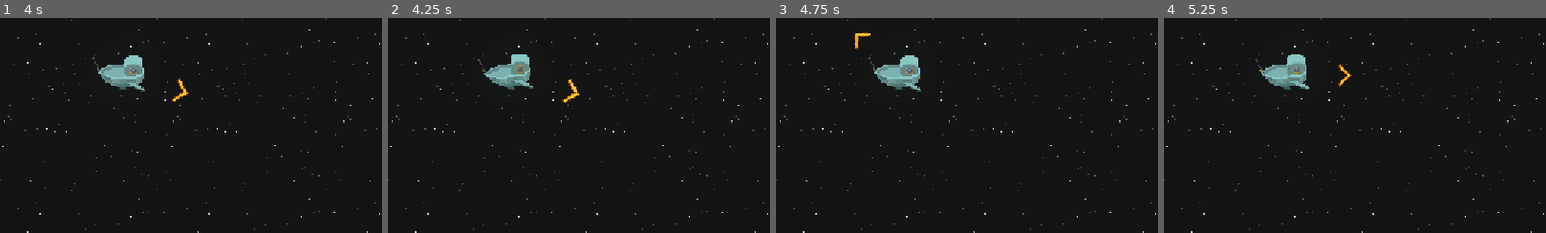
Above: before the commit, frames 1-4 (left to right).
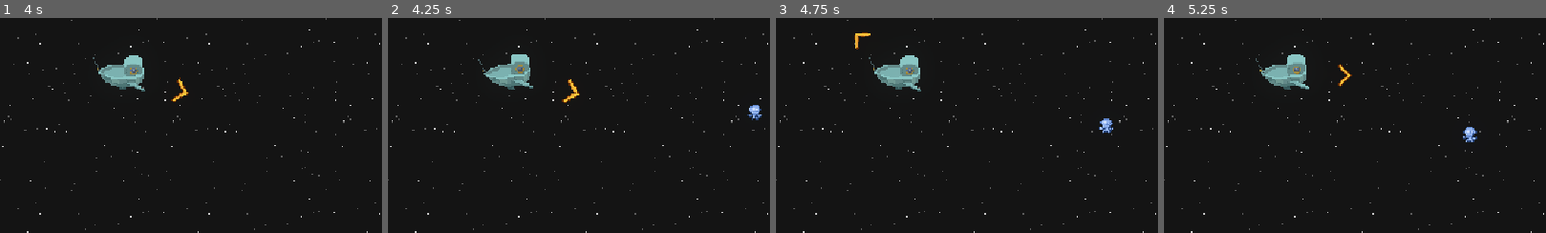
Above: after the commit, the same moments.

Repository: DudeNamedDarcy/CosmicJam2026
Game: Godot game, scene res://Scenes/game_scene.tscn
Two runs of this game, one before a commit and one after it. Both use one fixed random seed, a clock stepped at 60 frames per second and the inputs below.
Inputs (mouse positions are % of the whole screen's width and height, from its top left):
- Up to frame 1 (4 s): move the mouse to (72, 45) at 0.52 s; press the mouse at (72, 45) at 0.53 s; hold Right (ComboRight) 0.53-1.25 s; release the mouse at (72, 45) at 1.25 s; drag from (30, 55) to (45, 70) at 1.27 s; move the mouse to (60, 28) at 2.02 s; press the mouse at (60, 28) at 2.03 s; hold Right (ComboRight) 2.03-2.75 s; tap G (dialogue_next) at 2.1 s; release the mouse at (60, 28) at 2.75 s; tap Enter at 2.75 s; drag from (45, 70) to (20, 35) at 2.77 s; move the mouse to (80, 65) at 3.52 s; press the mouse at (80, 65) at 3.53 s; hold Left (ComboLeft) from 3.53 s (still down)
- Up to frame 2 (4.25 s): keep holding Left (ComboLeft)
- Up to frame 3 (4.75 s): release Left (ComboLeft) at 4.25 s; release the mouse at (80, 65) at 4.25 s; drag from (20, 35) to (35, 25) at 4.27 s
- Up to frame 4 (5.25 s): tap Space at 5 s; move the mouse to (55, 50) at 5.02 s; press the mouse at (55, 50) at 5.03 s; hold Down (ComboDown) from 5.03 s (still down)
The pictures show only the part of the screen within x 34-84%, y 37-87%; the shares and areas given below are measured in that part.

Frame 1 is identical in both runs. In frame 2, 0.2% of the frame differs, in the area x 94-98%, y 40-48%; in frame 3, 0.2%; in frame 4, 0.2%, in the area x 78-82%, y 50-58%.

Commit message:
added text for money gain

Diff:
--- a/Scenes/Fish/fish_combo_sprite.gd
+++ b/Scenes/Fish/fish_combo_sprite.gd
@@ -2,10 +2,11 @@
 class_name FishComboSprite
 @export var sprite: Sprite2D
 var fishData:Fish
-
+var value: float
 
 func PopulateData(f: Fish) -> void:
 	fishData = f
+	value = f.value
 	sprite.texture = f.fishTexture
 
 func KillFish(success: bool = true) -> void:
--- /dev/null
+++ b/Scenes/fish_money_text.gd
@@ -0,0 +1,24 @@
+extends Control
+
+@onready var label: RichTextLabel = $RichTextLabel
+
+var shake_tween: Tween
+
+func DisplayText(money: float) -> void:
+	label.text = "+$%.2f" % money
+
+	# Stop any previous shake
+	if shake_tween and shake_tween.is_running():
+		shake_tween.kill()
+
+	# Shake the control
+	shake_tween = create_tween()
+	shake_tween.tween_property(self, "position:x", position.x + 6.0, 0.05)
+	shake_tween.tween_property(self, "position:x", position.x - 6.0, 0.05)
+	shake_tween.tween_property(self, "position:x", position.x + 4.0, 0.05)
+	shake_tween.tween_property(self, "position:x", position.x, 0.05)
+
+	# Remove the text after one second
+	await get_tree().create_timer(1.0).timeout
+	label.text = ""
+	queue_free()
--- /dev/null
+++ b/Scenes/fish_money_text.tscn
@@ -0,0 +1,19 @@
+[gd_scene format=3 uid="uid://6gtrmeanapah"]
+
+[ext_resource type="FontFile" uid="uid://btm21rgep3rct" path="res://fonts/Silkscreen/Silkscreen-Regular.ttf" id="1_5wjnm"]
+[ext_resource type="Script" uid="uid://d2j3xsvvwomln" path="res://Scenes/fish_money_text.gd" id="1_oerie"]
+
+[node name="FishMoneyText" type="Control" unique_id=1326721760]
+custom_minimum_size = Vector2(100, 20)
+custom_maximum_size = Vector2(100, 20)
+layout_mode = 3
+anchors_preset = 0
+script = ExtResource("1_oerie")
+
+[node name="RichTextLabel" type="RichTextLabel" parent="." unique_id=55643354]
+layout_mode = 0
+offset_right = 75.0
+offset_bottom = 40.0
+theme_override_fonts/normal_font = ExtResource("1_5wjnm")
+theme_override_font_sizes/normal_font_size = 14
+text = "+$100"
--- a/Scenes/game_scene.tscn
+++ b/Scenes/game_scene.tscn
@@ -41,20 +41,34 @@
 scale = Vector2(1.7024027, 2.1599998)
 texture = ExtResource("1_b6fju")
 
-[node name="PlayerController" parent="." unique_id=743970108 node_paths=PackedStringArray("vboxContainer") instance=ExtResource("1_x87qo")]
+[node name="PlayerController" parent="." unique_id=743970108 node_paths=PackedStringArray("vboxContainer", "moneyVboxContainer") instance=ExtResource("1_x87qo")]
 position = Vector2(95, 64)
 collision_layer = 4
 collision_mask = 0
 castRandomSpread = 0.77
-vboxContainer = NodePath("VBoxContainer")
+vboxContainer = NodePath("ComboVboxContainer")
+moneyVboxContainer = NodePath("TextVboxContainer")
 
-[node name="VBoxContainer" type="VBoxContainer" parent="PlayerController" unique_id=220851325]
+[node name="TextVboxContainer" type="VBoxContainer" parent="PlayerController" unique_id=1776896156]
+custom_minimum_size = Vector2(100, 100)
+custom_maximum_size = Vector2(100, 100)
+anchors_preset = 2
+anchor_top = 1.0
+anchor_bottom = 1.0
+offset_left = -32.0
+offset_top = -70.0
+offset_right = 68.0
+offset_bottom = -20.0
+grow_vertical = 0
+alignment = 2
+
+[node name="ComboVboxContainer" type="VBoxContainer" parent="PlayerController" unique_id=220851325]
 custom_minimum_size = Vector2(50, 50)
 propagate_maximum_size = false
 offset_left = -25.0
-offset_top = -3.0
+offset_top = 16.0
 offset_right = 25.0
-offset_bottom = 697.0
+offset_bottom = 716.0
 metadata/_edit_use_anchors_ = true
 
 [node name="PlayerBounds" type="StaticBody2D" parent="." unique_id=955427512]
@@ -87,7 +101,6 @@
 spawnableArea = NodePath("../SpawnableArea")
 
 [node name="Spawn Timer" type="Timer" parent="Fish Spawner" unique_id=1446234030]
-wait_time = 3.0
 
 [node name="SpawnableArea" type="Polygon2D" parent="." unique_id=1898762879]
 visible = false
--- /dev/null
+++ b/Scenes/money_gained_text.tscn
@@ -0,0 +1,18 @@
+[gd_scene format=3 uid="uid://cy27tjgl8wyfj"]
+
+[ext_resource type="FontFile" uid="uid://btm21rgep3rct" path="res://fonts/Silkscreen/Silkscreen-Regular.ttf" id="1_w6a5l"]
+
+[sub_resource type="GDScript" id="GDScript_w6a5l"]
+script/source = "extends RichTextLabel
+
+
+func DisplayText(money: float) -> void:
+	text = \"+$%.2f\" % money
+"
+
+[node name="MoneyGainedText" type="RichTextLabel" unique_id=1381569694]
+theme_override_fonts/normal_font = ExtResource("1_w6a5l")
+text = "+$1000"
+fit_content = true
+vertical_alignment = 1
+script = SubResource("GDScript_w6a5l")
--- a/Scenes/player_controller.gd
+++ b/Scenes/player_controller.gd
@@ -3,6 +3,7 @@
 enum PlayerState { Idle, Moving, Casting, Fishing, Reeling }
 const DIRECTIONAL_ARROW = preload("res://Scenes/directional_arrow.tscn")
 const COMBO_FISH = preload("res://Scenes/Fish/fish_combo_sprite.tscn")
+const MONEY_GAIN_TEXT = preload("res://Scenes/fish_money_text.tscn")
 
 #Upgradeable
 var bobbersList: Array[PackedScene] = [
@@ -32,6 +33,7 @@
 @export var aimArrow: Sprite2D
 @export var sprite: AnimatedSprite2D
 @export var vboxContainer: VBoxContainer
+@export var moneyVboxContainer: VBoxContainer
 @export var planetParent: Node2D
 
 var playerState: PlayerState = PlayerState.Idle
@@ -61,7 +63,6 @@
 		charge_ratio = clamp(castPower / maxCastPower, 0.0, 1.0)
 
 	aimArrow.scale = Vector2(aim_arrow_base_scale * (1.0 + charge_ratio), aim_arrow_base_scale * (1.0 + charge_ratio))
-	#print(PlayerState.find_key(playerState))
 	AimMouse()
 
 
@@ -77,7 +78,6 @@
 		aimArrow.rotation = joy_direction.angle()
 	else:
 		aimArrow.rotation = mouse_direction.angle()
-	#print(aimArrow.rotation)
 
 func _physics_process(delta: float) -> void:
 	characterDirection.x = Input.get_axis("MoveLeft", "MoveRight")
@@ -235,10 +235,15 @@
 	if success:
 		await get_tree().create_timer(0.2).timeout
 	for fish in comboFishList.duplicate():
+		print(fish)
 		if is_instance_valid(fish):
 			if success:
 				await get_tree().create_timer(0.2).timeout
+				var moneyText = MONEY_GAIN_TEXT.instantiate()
+				moneyVboxContainer.add_child(moneyText)
+				moneyText.DisplayText(fish.value)
 			fish.KillFish(success)
+
 
 	comboFishList.clear()
 	fishList.clear()
Not shown, added: Scenes/fish_money_text.gd.uid
